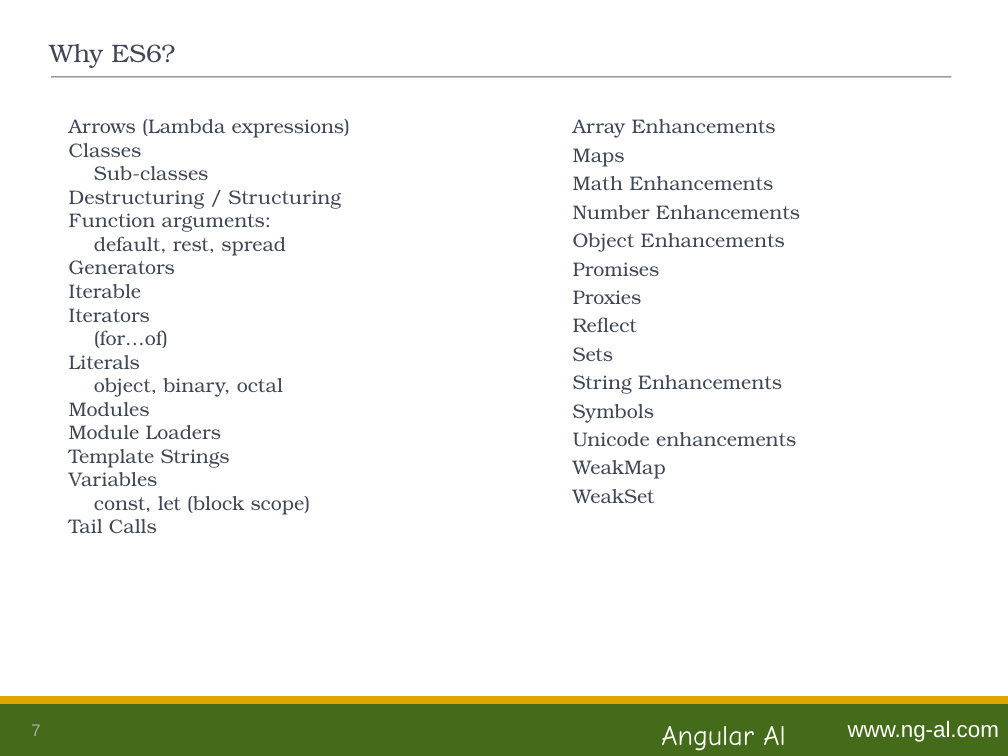
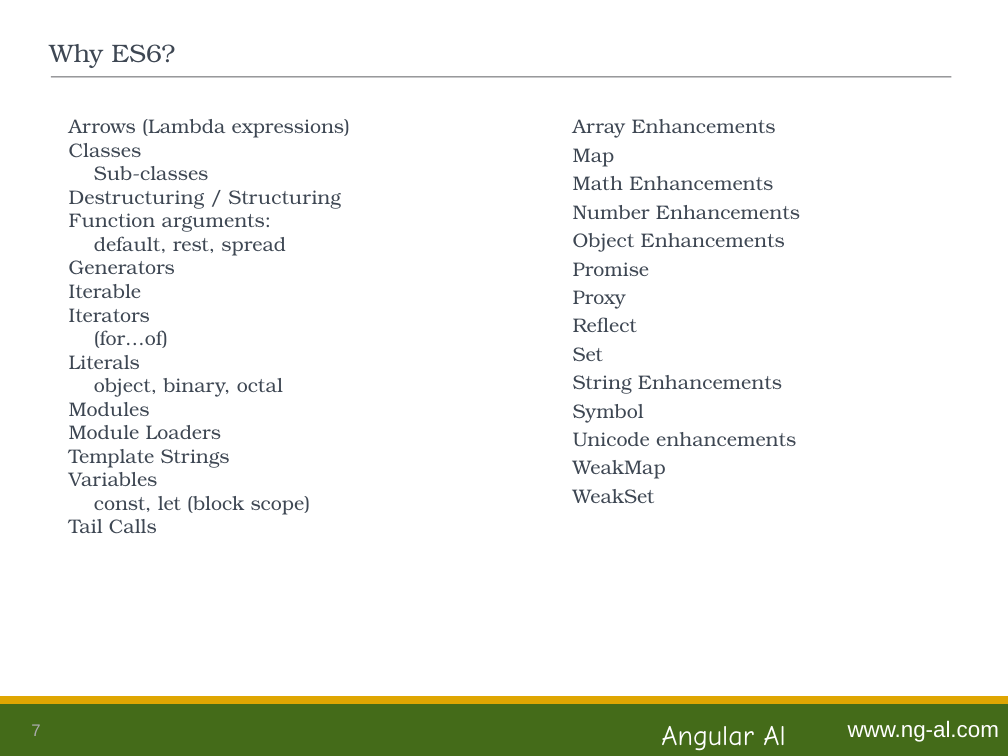
Before and after one commit to ng-al/es6-Intro, a slide deck: slide 7 of es6_Intro.ppt. Drawn at 1008x756 pixels with LibreOffice and Linux fonts; fonts in the diff are those of the drawing. Boxes give left, top, right and bottom in pixels: in the first picture for what was removed or moved away, otherwise in the second. Text is boxed around its words. In the diff, an @@ line names an element or a change of style, - is before the commit and + after.

Commit message:
Added Promise and Proxy tests

```diff
--- a/es6_Intro.ppt
+++ b/es6_Intro.ppt
@@ text at [573,148,615,167]: text changed @@
-Maps
+Map
@@ text at [573,262,649,309]: text changed @@
-Promises
-Proxies
+Promise
+Proxy
@@ text at [573,347,603,362]: text changed @@
-Sets
+Set
@@ text at [573,404,644,423]: text changed @@
-Symbols
+Symbol
```
Also in this commit, not shown: 10 other files.
